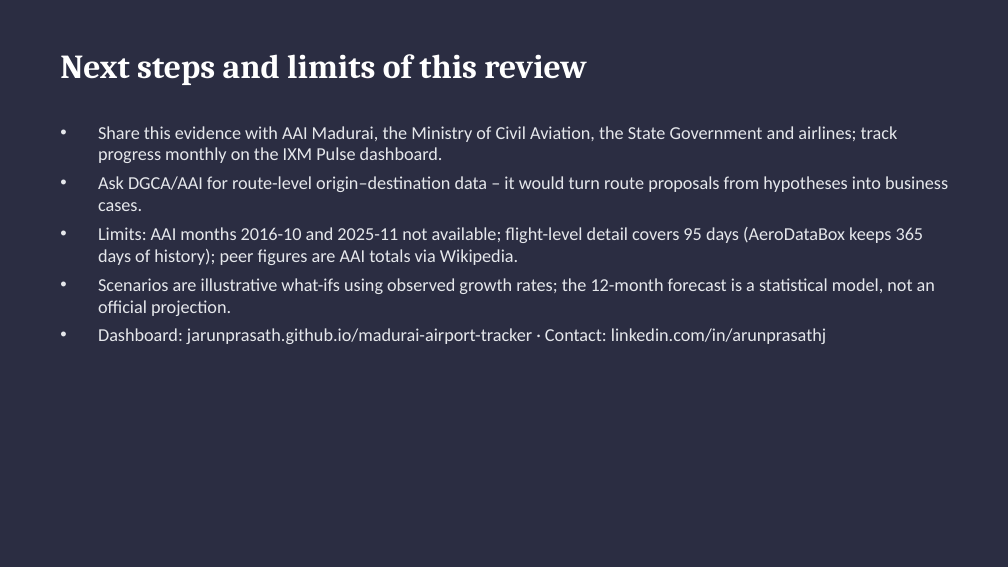
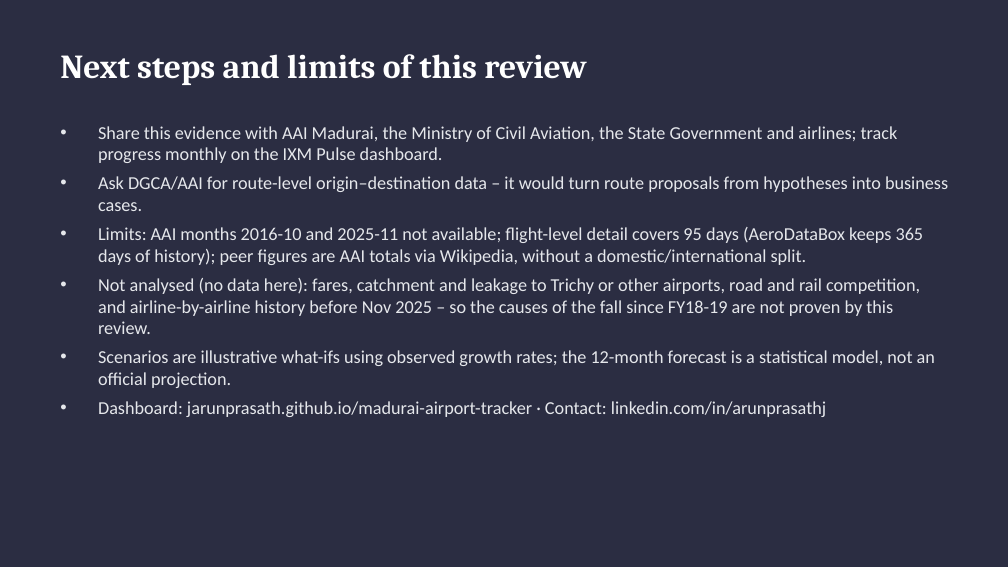
Before and after one commit to jarunprasath/madurai-airport-tracker, a slide deck: slide 22 of reports/IXM_10_year_review.pptx. Drawn at 1008x567 pixels with LibreOffice and Linux fonts; fonts in the diff are those of the drawing. Boxes give left, top, right and bottom in pixels: in the first picture for what was removed or moved away, otherwise in the second. Text is boxed around its words. In the diff, an @@ line names an element or a change of style, - is before the commit and + after.

```diff
--- a/reports/IXM_10_year_review.pptx
+++ b/reports/IXM_10_year_review.pptx
@@ text at [98, 227, 924, 334]: text changed @@
-• Limits: AAI months 2016-10 and 2025-11 not available; flight-level detail covers 95 days (AeroDataBox keeps 365 days of history); peer figures are AAI totals via Wikipedia.
+• Limits: AAI months 2016-10 and 2025-11 not available; flight-level detail covers 95 days (AeroDataBox keeps 365 days of history); peer figures are AAI totals via Wikipedia, without a domestic/international split.
+• Not analysed (no data here): fares, catchment and leakage to Trichy or other airports, road and rail competition, and airline-by-airline history before Nov 2025 – so the causes of the fall since FY18-19 are not proven by this review.
```
Also in this commit, not shown: 10 other slides changed, 3 other files.
